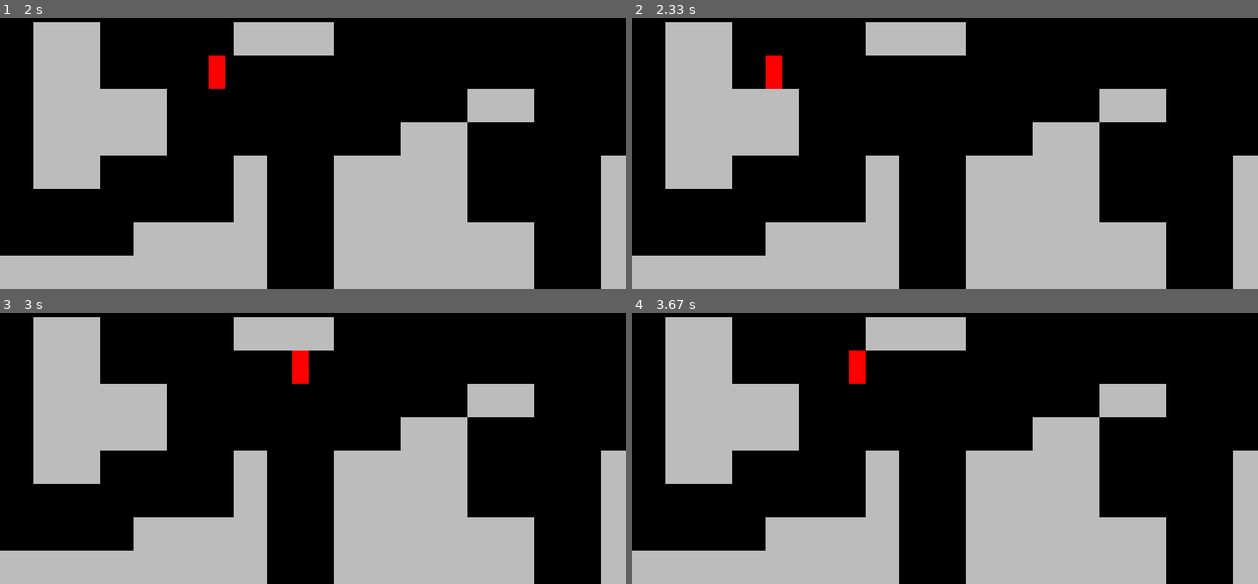
Above: before the commit, frames 1-4 (two rows, left to right).
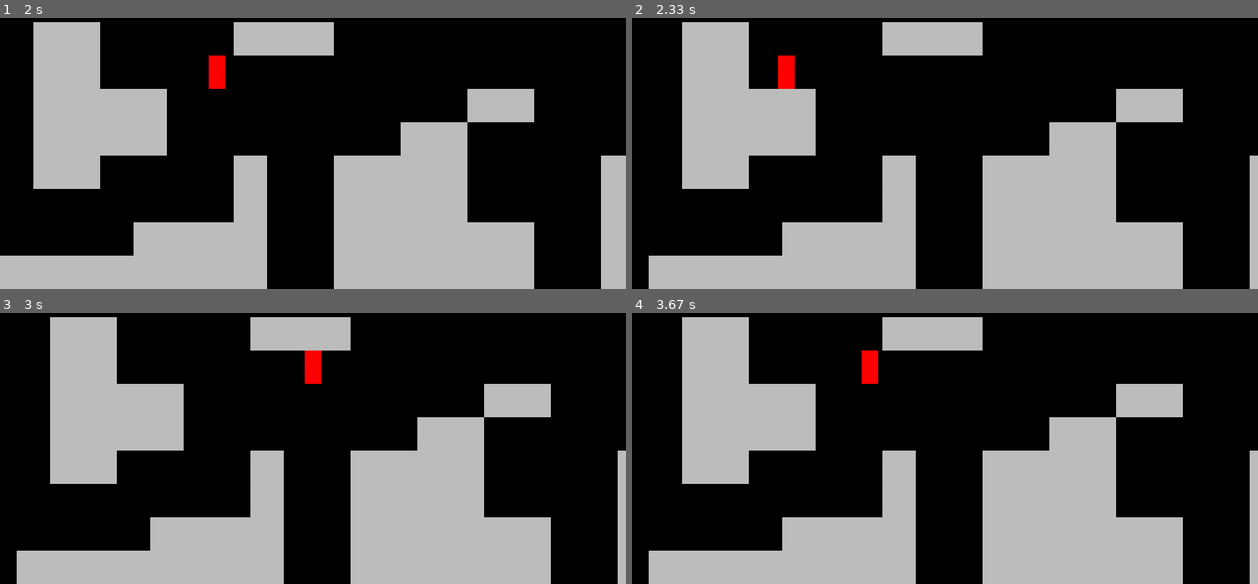
Above: after the commit, the same moments.

Repository: mcastre1/PygamePlatformer
Game: pygame game, started from main.py
The game is run twice, just before and just after one commit, with the same random seed, the same clock (stepped at 60 frames per second) and the same inputs.
Inputs:
- Up to frame 1 (2 s): hold Right 0.33-0.8 s; hold Right 0.83-1.3 s; hold Left 1.33-1.87 s; hold Left from 1.9 s (still down)
- Up to frame 2 (2.33 s): release Left at 2.3 s
- Up to frame 3 (3 s): hold Right 2.33-2.97 s
- Up to frame 4 (3.67 s): hold Left 3-3.47 s; hold Right from 3.5 s (still down)

Frame 1 is identical in both runs. In frame 2, 12% of the frame differs, in the area x 0-99%, y 1-100%; in frame 3, 12%; in frame 4, 12%.

Commit message:
Now camera threshold are a percentage of screen size.

Diff:
--- a/level.py
+++ b/level.py
@@ -36,10 +36,10 @@
         player_x = player.rect.centerx
         direction_x = player.direction.x
 
-        if player_x < 200 and direction_x == -1:
+        if player_x < (screen_width * .25) and direction_x == -1:
             self.world_shift = 8
             player.speed = 0
-        elif player_x > 1000 and direction_x == 1:
+        elif player_x > (screen_width * .75) and direction_x == 1:
             self.world_shift = -8
             player.speed = 0
         else:
